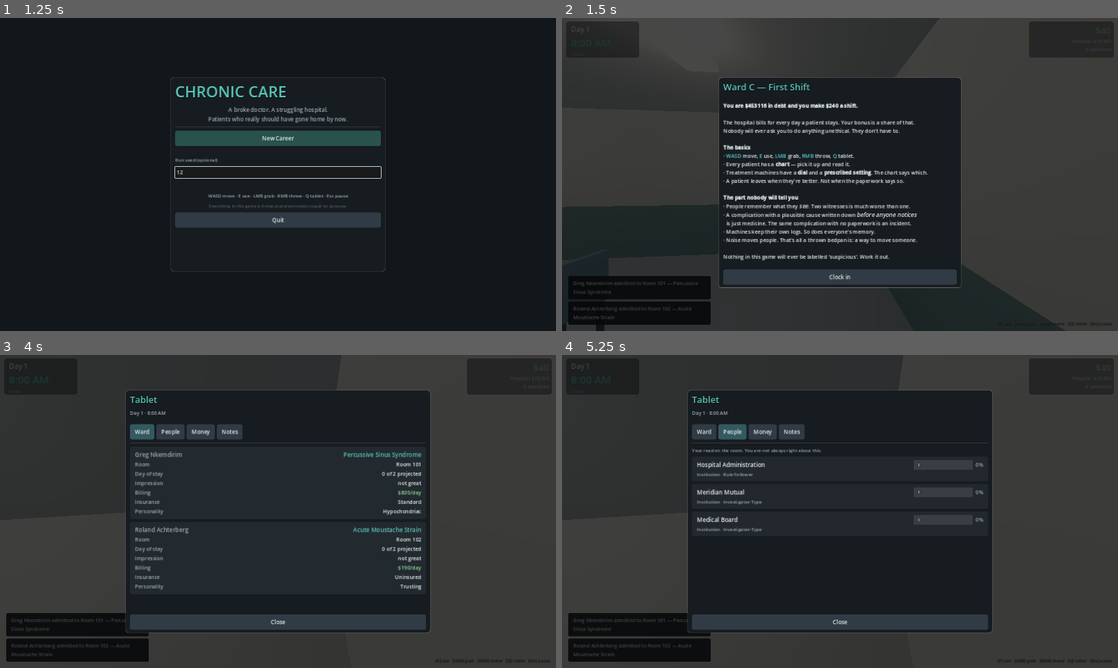
Above: before the commit, frames 1-4 (two rows, left to right).
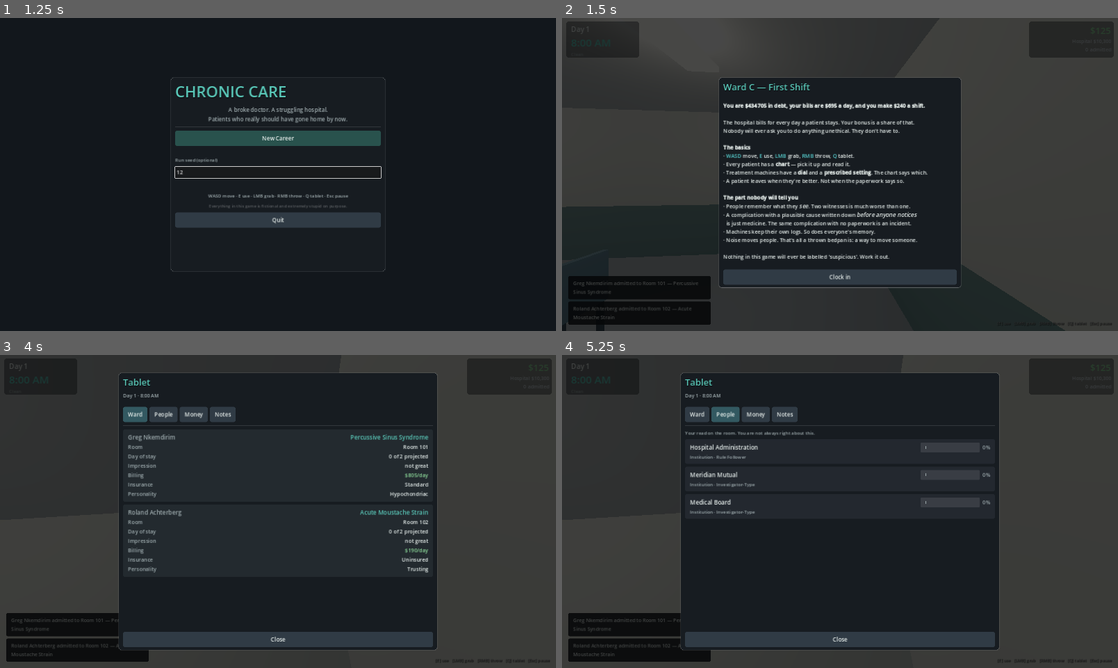
Above: after the commit, the same moments.

Repository: masonobegi/crypts-of-chaos
Game: Godot game, scene res://scenes/Boot.tscn
Two runs of this game, one before a commit and one after it. Both use one fixed random seed, a clock stepped at 60 frames per second and the inputs below.
Inputs (mouse positions are in pixels of both pictures, inside the frame that each line leads up to):
- Up to frame 1 (1.25 s): click (278, 171) at 0.52 s; type "12" at 0.6 s
- Up to frame 2 (1.5 s): click "New Career" at 1.25 s
- Up to frame 3 (4 s): click "Clock in" at 2 s; tap Enter at 2.75 s; move the mouse to (305, 511) at 2.77 s; hold E (interact) 2.78-3.53 s; hold W (move_forward) from 2.78 s (still down); tap T (chart) at 2.85 s; tap Space (jump) at 3.02, 3.77 s; move the mouse to (250, 511) at 3.52 s; tap E (interact) at 3.6 s; tap Q (tablet) at 3.8 s
- Up to frame 4 (5.25 s): release W (move_forward) at 4.25 s; click "Ward" at 4.25 s; click "People" at 5 s

Frame 1 is identical in both runs. In frame 2, 0.3% of the frame differs, in the area x 34-66%, y 27-30%; in frame 3, 10%, in the area x 21-79%, y 5-95%; in frame 4, 10%.

Commit message:
UI screenshots, and the day-one economy problems they exposed
Extended the screenshot harness to photograph all ten modal screens, which
immediately showed two things wrong with the first minute of the game:

- Every debt was missed on day one. The player's first screen was five red
  MISSED lines for bills they had not yet had any chance to do anything about.
  Starting money now covers exactly one day of debts: day one is paid, day two
  is the problem, and the squeeze lands after they have seen the job.
- The eviction failure path was unreachable. begin_day() checked a
  missed_rent_days counter that nothing ever incremented, so the flag could
  never be set and the bankrupt ending could not occur from rent at all.
  Missing rent now counts, paying clears the streak, and eviction ends the run
  on its own rather than also requiring negative money.

Also: records tabs use the surname rather than the first word (which showed
'Sir' for 'Sir Nkemdirim'), and the long screens are taller so their tails are
not permanently below the fold.

573 assertions, 37 smoke checks, 12 balance checks.

Co-Authored-By: Claude Opus 5 <noreply@anthropic.com>
Claude-Session: https://claude.ai/code/session_012v14cF2GepYx5imtAqBXn5

Diff:
--- a/scripts/autoload/GameState.gd
+++ b/scripts/autoload/GameState.gd
@@ -19,7 +19,11 @@
 var clock_running: bool = false
 
 # ------------------------------------------------------------------ money
-var personal_money: int = 40
+## Enough to clear exactly one day of debts and nothing more. Day one is paid;
+## day two is the problem. Starting below the daily outflow meant the first
+## screen the player ever saw was five missed payments for things they had not
+## yet had a chance to do anything about.
+var personal_money: int = 820
 var hospital_money: int = 12000
 ## Your cut of hospital profit, improved by upgrades and by being liked.
 var bonus_rate: float = 0.08
@@ -200,7 +204,7 @@
 	day = 1
 	minute_of_day = SHIFT_START_HOUR * 60
 	career_minutes = 0
-	personal_money = 40
+	personal_money = 820
 	hospital_money = 12000
 	bonus_rate = 0.08
 	heat = 0.0
--- a/scripts/systems/economy_system.gd
+++ b/scripts/systems/economy_system.gd
@@ -119,10 +119,17 @@
 			GameState.add_personal(-due, String(d.get("name", "debt")))
 			d["amount"] = maxi(0, int(d.get("amount", 0)) - due)
 			d["missed"] = 0
+			if String(d.get("id", "")) == "rent":
+				GameState.set_flag("missed_rent_days", 0)
 			paid.append({"name": d.get("name", ""), "amount": due,
 				"remaining": d.get("amount", 0)})
 		else:
 			d["missed"] = int(d.get("missed", 0)) + 1
+			# Consecutive missed rent is the one that ends a career rather than
+			# just costing money.
+			if String(d.get("id", "")) == "rent":
+				GameState.set_flag("missed_rent_days",
+					int(GameState.flag("missed_rent_days", 0)) + 1)
 			# Interest, penalties, and in one case a phone call.
 			d["amount"] = int(float(d.get("amount", 0)) * 1.04) + 60
 			d["daily"] = int(float(d.get("daily", 0)) * 1.06)
--- a/scripts/systems/shift_system.gd
+++ b/scripts/systems/shift_system.gd
@@ -333,7 +333,7 @@
 	if GameState.sanction_level >= 8:
 		EventBus.game_over.emit(Endings.evaluate(GameState.stats))
 		return true
-	if GameState.flag("evicted", false) and GameState.personal_money < 0:
+	if GameState.flag("evicted", false):
 		EventBus.game_over.emit("bankrupt")
 		return true
 	if GameState.day > 30:
--- a/scripts/ui/screen_briefing.gd
+++ b/scripts/ui/screen_briefing.gd
@@ -11,7 +11,7 @@
 		close(), Color(0.16, 0.32, 0.30)))
 
 func shift_brief() -> VBoxContainer:
-	var v := shell(880, 720, "Day %d" % int(ctx.get("day", 1)),
+	var v := shell(920, 800, "Day %d" % int(ctx.get("day", 1)),
 		"%s · %s" % [String(ctx.get("sanction", "Clean")),
 			"%d admitted" % int(ctx.get("census", 0))])
 
--- a/scripts/ui/screen_dialogue.gd
+++ b/scripts/ui/screen_dialogue.gd
@@ -21,7 +21,7 @@
 		_patient = patient_system().get_patient(_mind.patient_id) if patient_system() else null
 
 	var sub := "%s · %s" % [_mind.role.capitalize(), DB.archetype_name(_mind.archetype)]
-	var v := shell(720, 620, _mind.display_name, sub)
+	var v := shell(760, 700, _mind.display_name, sub)
 
 	# What they are currently holding against you, in their words.
 	var worst := _mind.strongest(GameState.career_minutes)
--- a/scripts/ui/screen_records.gd
+++ b/scripts/ui/screen_records.gd
@@ -20,7 +20,7 @@
 		return
 
 	var privacy := "OFFICE TERMINAL · door's shut" if _private else "WARD TERMINAL · anyone can see this screen"
-	var v := shell(880, 700, "Records", privacy)
+	var v := shell(920, 800, "Records", privacy)
 	if GameState.flag("ehr_down", false):
 		v.add_child(UIKit.label("SYSTEM DEGRADED — entries today are not timestamped.", 14, UIKit.WARN))
 
@@ -34,7 +34,9 @@
 
 	var tabs := UIKit.hbox(6)
 	for p in list:
-		var b := UIKit.button(p.display_name.split(" ")[0], func(): _select(p.id),
+		var parts: PackedStringArray = p.display_name.split(" ")
+		var tab_name: String = parts[parts.size() - 1]
+		var b := UIKit.button(tab_name, func(): _select(p.id),
 			UIKit.PANEL_LIGHT if p.id != _selected else Color(0.20, 0.35, 0.38))
 		tabs.add_child(b)
 	v.add_child(UIKit.scroll_horizontal(tabs))
--- a/scripts/ui/screen_review.gd
+++ b/scripts/ui/screen_review.gd
@@ -5,7 +5,7 @@
 func _build() -> void:
 	var findings: Array = ctx.get("findings", [])
 	var exposure := float(ctx.get("exposure", 0.0))
-	var v := shell(900, 720, "Chart Review",
+	var v := shell(940, 800, "Chart Review",
 		"Before you go home. This is what a reviewer would find right now.")
 
 	var band := "Nothing to find."
--- a/scripts/ui/screen_statement.gd
+++ b/scripts/ui/screen_statement.gd
@@ -4,7 +4,7 @@
 
 func _build() -> void:
 	var st: Dictionary = ctx.get("statement", {})
-	var v := shell(880, 740, "Shift Report — Day %d" % int(ctx.get("day", 1)),
+	var v := shell(920, 800, "Shift Report — Day %d" % int(ctx.get("day", 1)),
 		String(ctx.get("sanction", "Clean")))
 
 	var head := UIKit.panel(Color(0.16, 0.15, 0.12, 0.95), 6, 1, UIKit.WARN)
--- a/scripts/ui/screen_tablet.gd
+++ b/scripts/ui/screen_tablet.gd
@@ -7,7 +7,7 @@
 var _tab := "ward"
 
 func _build() -> void:
-	var v := shell(880, 700, "Tablet", "Day %d · %s" % [GameState.day, GameState.time_string()])
+	var v := shell(920, 800, "Tablet", "Day %d · %s" % [GameState.day, GameState.time_string()])
 	var tabs := UIKit.hbox(6)
 	for t in [["ward", "Ward"], ["people", "People"], ["money", "Money"], ["codex", "Notes"]]:
 		var key := String(t[0])
--- a/scripts/ui/screen_upgrades.gd
+++ b/scripts/ui/screen_upgrades.gd
@@ -4,7 +4,7 @@
 ## visible".
 
 func _build() -> void:
-	var v := shell(880, 720, "Capital Spending",
+	var v := shell(920, 800, "Capital Spending",
 		"Hospital funds: %s" % UIKit.money_str(GameState.hospital_money))
 	var content := UIKit.vbox(8)
 
--- a/scripts/ui/ui_root.gd
+++ b/scripts/ui/ui_root.gd
@@ -130,7 +130,7 @@
 func _tutorial_screen() -> Control:
 	var parts := _shell(700, 560, "Ward C — First Shift")
 	var v: VBoxContainer = parts[1]
-	v.add_child(UIKit.rich("""[b]You are $%d in debt and you make $240 a shift.[/b]
+	v.add_child(UIKit.rich("""[b]You are $%d in debt, your bills are $%d a day, and you make $240 a shift.[/b]
 
 The hospital bills for every day a patient stays. Your bonus is a share of that.
 Nobody will ever ask you to do anything unethical. They don't have to.
@@ -148,7 +148,7 @@
 · Machines keep their own logs. So does everyone's memory.
 · Noise moves people. That's all a thrown bedpan is: a way to move someone.
 
-Nothing in this game will ever be labelled 'suspicious'. Work it out.""" % GameState.total_debt(), 15))
+Nothing in this game will ever be labelled 'suspicious'. Work it out.""" % [GameState.total_debt(), GameState.daily_debt_payment()], 15))
 	v.add_child(UIKit.spacer())
 	v.add_child(UIKit.button("Clock in", func():
 		GameState.set_flag("tutorial_done", true)
--- a/tests/shot_impl.gd
+++ b/tests/shot_impl.gd
@@ -9,8 +9,92 @@
 var index := 0
 var settle := 0
 var out_dir := "user://shots"
+var ui_index := 0
+var phase := "world"
+
+## Modal screens, photographed after the world pass. UI layout bugs are invisible
+## to every other kind of test — all three found so far were only visible here.
+const UI_SHOTS := [
+	["20_briefing", "briefing"],
+	["21_tablet_ward", "tablet"],
+	["22_chart", "chart"],
+	["23_records", "records"],
+	["24_dialogue", "dialogue"],
+	["25_review", "review"],
+	["26_statement", "statement"],
+	["27_upgrades", "upgrades"],
+	["28_pause", "pause"],
+	["29_game_over", "game_over"],
+]
 
 ## name, position, look-at
+func _tick_ui() -> bool:
+	phase = "ui"
+	if ui_index >= UI_SHOTS.size():
+		print("captured %d frames to %s" % [
+			SHOTS.size() + UI_SHOTS.size(), ProjectSettings.globalize_path(out_dir)])
+		return true
+	var shot: Array = UI_SHOTS[ui_index]
+	if game.ui.current == null:
+		_set_ceilings_visible(true)
+		game.player.camera.global_position = Vector3(5.5, 1.7, -4.0)
+		game.player.camera.look_at(Vector3(5.5, 1.5, 2.0), Vector3.UP)
+		game.ui.open(String(shot[1]), _ui_context(String(shot[1])))
+		settle = 0
+		return false
+	settle += 1
+	if settle < 4:
+		return false
+	settle = 0
+	var img := tree.root.get_texture().get_image()
+	var path := "%s/%s.png" % [out_dir, String(shot[0])]
+	img.save_png(path)
+	print("  shot: ", ProjectSettings.globalize_path(path))
+	game.ui.close()
+	ui_index += 1
+	return false
+
+## Screens that normally receive data from a shift transition need it supplied.
+func _ui_context(id: String) -> Dictionary:
+	match id:
+		"briefing":
+			return game.shift.briefing()
+		"chart", "dialogue":
+			var list: Array = game.patient_system.active()
+			if list.is_empty():
+				return {}
+			var p = list[0]
+			return {"patient_id": p.id, "npc_id": p.id}
+		"records":
+			return {"mode": "admin", "private": true, "room": "office",
+				"position": Vector3(43, 1, -5)}
+		"review":
+			return {
+				"day": GameState.day,
+				"findings": game.records.pending_findings(),
+				"exposure": game.records.total_exposure(),
+				"undocumented": [],
+				"patients": [],
+			}
+		"statement":
+			return {
+				"day": GameState.day,
+				"statement": game.economy.close_shift(),
+				"headline": Endings.headline(GameState.stats),
+				"heat": GameState.heat, "heat_delta": 0.02,
+				"sanction": GameState.SANCTIONS[GameState.sanction_level],
+				"suspicions": game.suspicion.ranked_suspicions().slice(0, 6),
+				"census": game.patient_system.active_count(),
+				"overstay": game.patient_system.average_overstay(),
+				"clean": true,
+				"reputation": GameState.reputation.duplicate(),
+				"debt": GameState.total_debt(),
+				"daily_debt": GameState.daily_debt_payment(),
+			}
+		"game_over":
+			return {"ending": "legendary"}
+	return {}
+
 func _set_ceilings_visible(v: bool) -> void:
 	if game == null or game.hospital == null:
 		return
@@ -48,14 +132,13 @@
 		return frames > 60
 	# The briefing screen opens on day one and pauses the tree; close whatever
 	# modal is up so the camera is photographing the world, not an overlay.
-	if game.ui != null and game.ui.current != null:
+	if phase == "world" and game.ui != null and game.ui.current != null:
 		game.ui.close()
 		return false
 	if frames < 45:
 		return false
 	if index >= SHOTS.size():
-		print("captured %d frames to %s" % [SHOTS.size(), ProjectSettings.globalize_path(out_dir)])
-		return true
+		return _tick_ui()
 
 	var shot: Array = SHOTS[index]
 	var cam: Camera3D = game.player.camera
--- a/tests/test_sim.gd
+++ b/tests/test_sim.gd
@@ -19,7 +19,7 @@
 func test_new_career_resets() -> void:
 	GameState.start_new_career(12345)
 	t.eq(GameState.day, 1, "day resets")
-	t.eq(GameState.personal_money, 40, "personal money resets")
+	t.eq(GameState.personal_money, 820, "personal money resets")
 	t.gt(float(GameState.total_debt()), 400000.0, "career begins in a hole")
 	t.gt(float(GameState.daily_debt_payment()), 600.0, "and the hole has a daily rate")
 
@@ -59,6 +59,38 @@
 	GameState.start_new_career(1)
 	GameState.from_dict(d)
 	t.eq(GameState.day, 7, "day roundtrips")
-	t.eq(GameState.personal_money, 540, "money roundtrips")
+	t.eq(GameState.personal_money, 1320, "money roundtrips")
 	t.near(GameState.rep("doctor"), 0.7, 0.0001, "reputation roundtrips")
 	t.near(GameState.heat, 0.3, 0.0001, "heat roundtrips")
+
+func test_day_one_is_survivable() -> void:
+	# The first briefing must not be a wall of missed payments for things the
+	# player has not yet had a chance to do anything about.
+	GameState.start_new_career(11)
+	t.gt(float(GameState.personal_money), float(GameState.daily_debt_payment()),
+		"starting money covers the first day's debts")
+	t.lt(float(GameState.personal_money), float(GameState.daily_debt_payment()) * 2.0,
+		"but not the second — the squeeze arrives on day two")
+
+func test_missing_rent_repeatedly_ends_the_career() -> void:
+	# This path existed but its counter was never incremented, so eviction was
+	# unreachable and the bankrupt ending could not occur.
+	GameState.start_new_career(12)
+	GameState.personal_money = 0
+	t.eq(int(GameState.flag("missed_rent_days", 0)), 0, "starts with no missed rent")
+	var eco := EconomySystem.new()
+	for i in 4:
+		eco.settle_debts()
+	t.eq(int(GameState.flag("missed_rent_days", 0)), 4, "four missed rent days are counted")
+	eco.free()
+
+func test_paying_rent_resets_the_counter() -> void:
+	GameState.start_new_career(13)
+	GameState.personal_money = 0
+	var eco := EconomySystem.new()
+	eco.settle_debts()
+	t.eq(int(GameState.flag("missed_rent_days", 0)), 1, "one missed day")
+	GameState.personal_money = 20000
+	eco.settle_debts()
+	t.eq(int(GameState.flag("missed_rent_days", 0)), 0, "paying up clears the streak")
+	eco.free()
